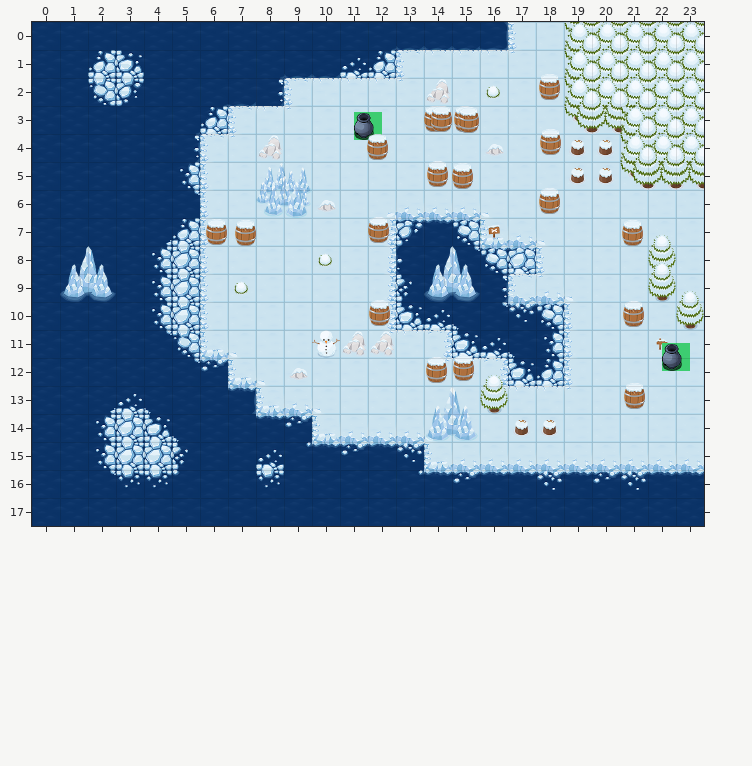
Two versions of a level (Tiled map, assets/maps/game4/4 игра 1-5.tmx). That is the earlier state.
Cells are 64x64 px. Shown: x 0..23, y 0..17.
After:
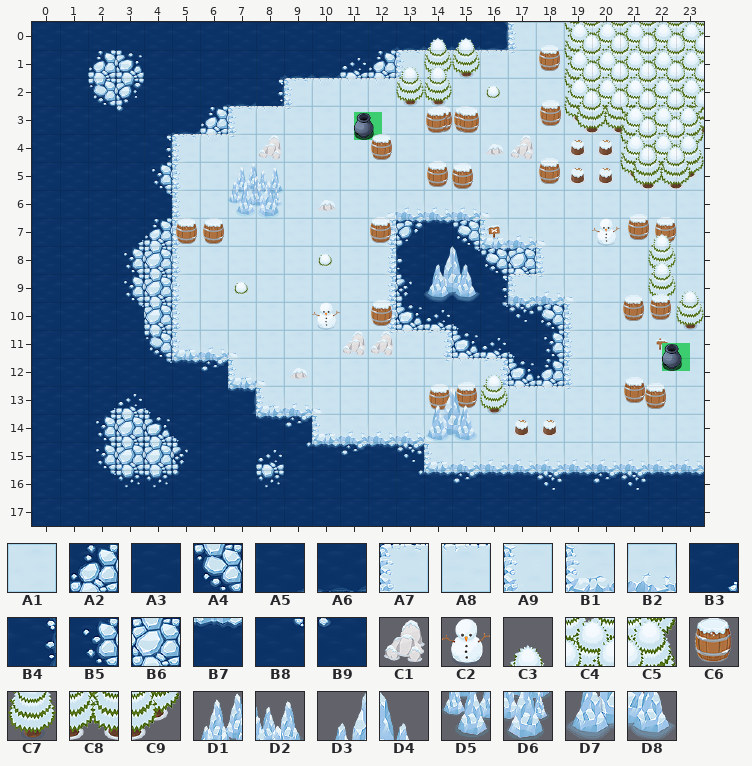
Key: from "tileSheetWinter": A1 14, A2 72, A3 80, A4 85, A5 91, A6 92, A7 105, A8 106, A9 118, B1 131, B2 132, B3 139, B4 143, B5 152, B6 153, B7 157, B8 165, B9 167, C1 185, C2 186, C3 189, C4 191, C5 192, C6 195, C7 202, C8 204, C9 205, D1 209, D2 210, D3 213, D4 214, D5 222, D6 223, D7 226, D8 227.
__ is an empty cell, .. an unchanged one.
Objects are placed by their top-left corner, in cells (3,4 is the top-left corner of cell 3,4); size is 1x1 cell unless given.
Commit message: razvorot, block hiding behind toolbar
Changes in this commit:
--- layer "flour"
@@ x 5..6 @@
- 4 __ A7
- 5 __ A9
- 6 __ A9
- 7 __ A9
- 8 __ A9
- 9 __ A9
-10 __ A9
-11 __ B1
+ 4 A7 A8
+ 5 A9 A1
+ 6 A9 A1
+ 7 A9 A1
+ 8 A9 A1
+ 9 A9 A1
+10 A9 A1
+11 B1 B2
--- layer "sinkLayer"
@@ x 3..5 @@
- 3 A3 .. A5
- 4 .. A3 B4
- 5 .. A3 B5
- 6 .. A3 B8
- 7 A3 B3 A2
- 8 A3 B5 B6
- 9 A3 B5 B6
-10 A3 B5 B6
-11 .. B8 A4
-12 .. A3 B8
+ 3 B9 .. A6
+ 4 .. B4 __
+ 5 .. B5 __
+ 6 .. B8 __
+ 7 B3 A2 __
+ 8 B5 B6 __
+ 9 B5 B6 __
+10 B8 B6 __
+11 .. A4 __
+12 .. B8 B7
--- layer "blockLayer"
@@ x 1..23 @@
- 1 .. .. .. .. .. .. .. .. .. .. .. .. .. __ __ .. .. .. .. .. .. .. ..
- 2 .. .. .. .. .. .. .. .. .. .. .. .. __ C1 .. .. .. .. .. .. .. .. ..
- 3 .. .. .. .. .. .. .. .. .. .. .. .. .. .. .. .. .. .. .. .. .. .. C4
- 4 .. .. .. .. .. .. .. .. .. .. .. .. .. .. .. .. __ .. .. .. .. .. C4
- 5 .. .. .. .. .. .. __ D1 D2 .. .. .. .. .. .. .. .. .. .. .. .. .. C8
- 6 .. .. .. .. .. .. __ D5 D6 .. .. .. .. .. .. .. .. .. .. .. .. .. ..
- 7 .. .. .. .. .. .. .. .. .. .. .. .. .. .. .. .. .. .. .. __ .. .. ..
- 8 D3 D4 .. .. .. .. .. .. .. .. .. .. .. .. .. .. .. .. .. .. .. .. ..
- 9 D7 D8 .. .. .. .. .. .. .. .. .. .. .. .. .. .. .. .. .. .. .. .. ..
-10 .. .. .. .. .. .. .. .. .. __ .. .. .. .. .. .. .. .. .. .. .. .. ..
-11 .. .. .. .. .. .. .. .. .. C2 .. .. .. .. .. .. .. .. .. .. .. .. ..
+ 1 .. .. .. .. .. .. .. .. .. .. .. .. .. C7 C7 .. .. .. .. .. .. .. ..
+ 2 .. .. .. .. .. .. .. .. .. .. .. .. C7 C7 .. .. .. .. .. .. .. .. ..
+ 3 .. .. .. .. .. .. .. .. .. .. .. .. .. .. .. .. .. .. .. .. .. .. C8
+ 4 .. .. .. .. .. .. .. .. .. .. .. .. .. .. .. .. C1 .. .. .. .. .. C5
+ 5 .. .. .. .. .. .. D1 D2 __ .. .. .. .. .. .. .. .. .. .. .. .. .. C9
+ 6 .. .. .. .. .. .. D5 D6 __ .. .. .. .. .. .. .. .. .. .. .. .. .. ..
+ 7 .. .. .. .. .. .. .. .. .. .. .. .. .. .. .. .. .. .. .. C2 .. .. ..
+ 8 __ __ .. .. .. .. .. .. .. .. .. .. .. .. .. .. .. .. .. .. .. .. ..
+ 9 __ __ .. .. .. .. .. .. .. .. .. .. .. .. .. .. .. .. .. .. .. .. ..
+10 .. .. .. .. .. .. .. .. .. C2 .. .. .. .. .. .. .. .. .. .. .. .. ..
+11 .. .. .. .. .. .. .. .. .. __ .. .. .. .. .. .. .. .. .. .. .. .. ..
--- layer "onBlockLayer"
@@ x 23..23 @@
- 3 __
+ 3 C5
--- layer "objectLayer"
-C6 at 18,1.9
+C6 at 18,0.8
-C6 at 18,3.8
+C6 at 18,2.8
-C6 at 18,5.9
+C6 at 18,4.9
-C6 at 21,7.1
+C6 at 21.2,6.8
-C6 at 7.1,7.1
+C6 at 6,7
-C6 at 6.1,7
+C6 at 5,7
-C6 at 21,10
+C6 at 21,9.8
-C6 at 21,12.9
+C6 at 21,12.7
-C6 at 14.9,11.9
+C6 at 15,12.9
-C6 at 14,12
+C6 at 14.1,12.9
+C6 at 22.1,7
+C6 at 22,9.7
+C6 at 21.8,12.9
--- layer "upperLayer"
@@ x 13..15 @@
- 0 .. __ __
- 1 __ __ ..
+ 0 .. C3 C3
+ 1 C3 C3 ..
